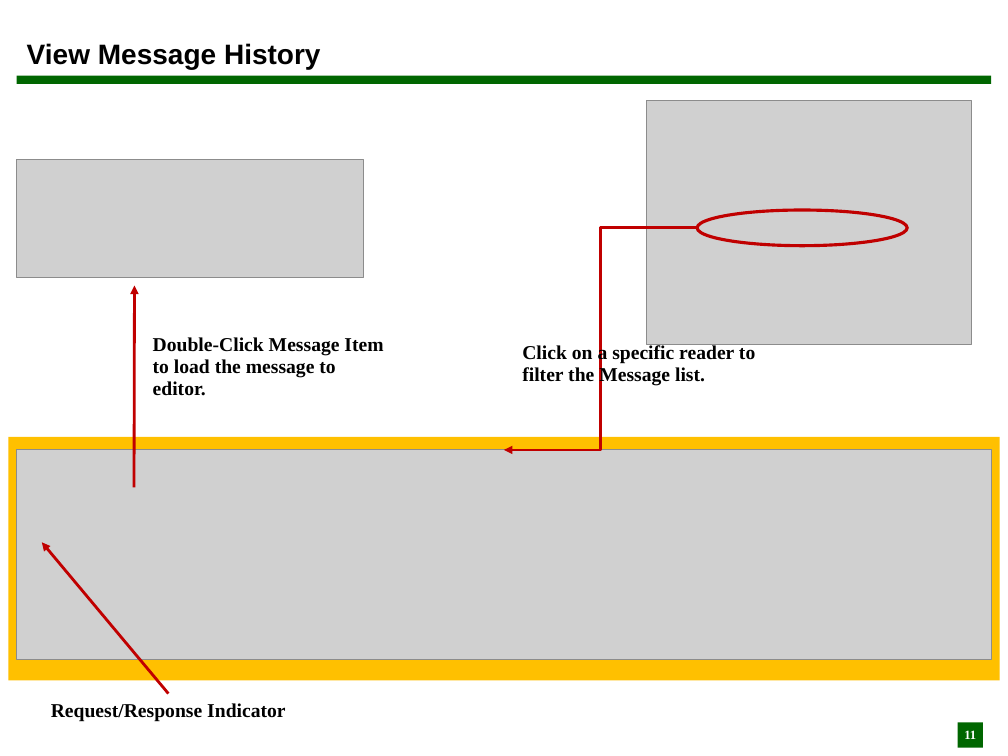
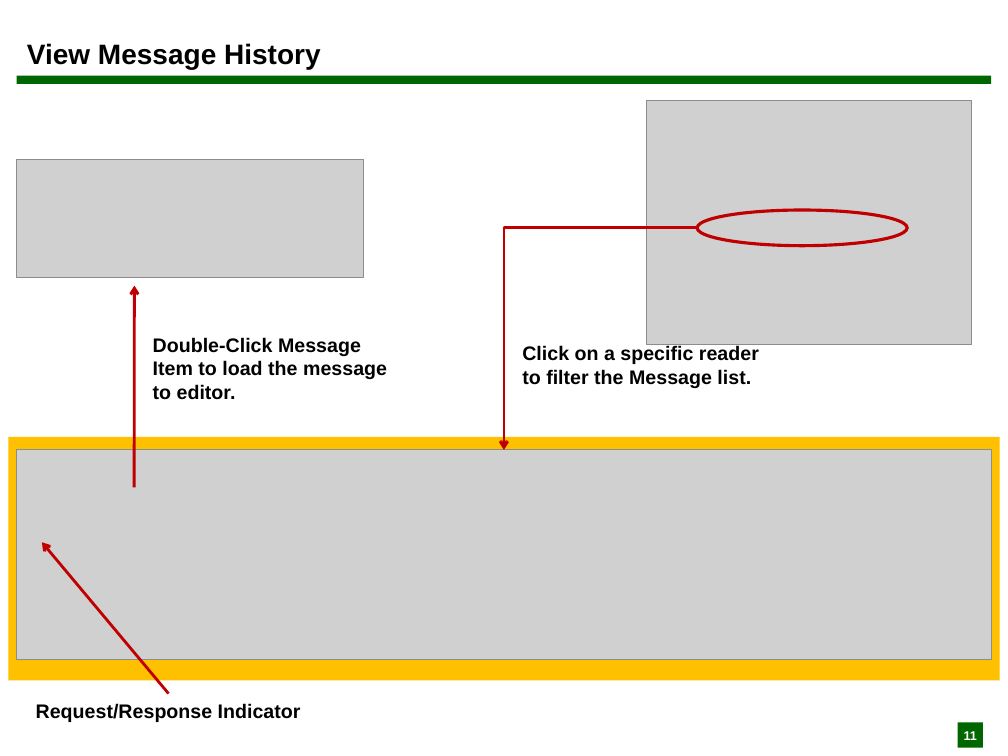
Before and after one commit to Fosstrak/fosstrak-llrp, a slide deck: slide 11 of src/site/resources/pdf/llrp_commander_UserGuide.ppt. Drawn at 1008x756 pixels with LibreOffice and Linux fonts; fonts in the diff are those of the drawing; grey boxes stand for pictures. Boxes give left, top, right and bottom in pixels: in the first picture for what was removed or moved away, otherwise in the second. Text is boxed around its words. In the diff, an @@ line names an element or a change of style, - is before the commit and + after.

```diff
--- a/src/site/resources/pdf/llrp_commander_UserGuide.ppt
+++ b/src/site/resources/pdf/llrp_commander_UserGuide.ppt
@@ elbow arrow (698, 228) - (504, 450): arrowheads changed; route changed @@
@@ font Times New Roman to Arial; line spacing 0.93 to 1 in 4 elements at <box>958,723,983,748</box>, <box>522,345,759,388</box>, <box>153,337,387,400</box>, <box>36,703,301,722</box> @@
@@ text "Request/Response Indicator": place and size @@
-text "Request/Response Indicator" at <box>51,703,285,722</box>
+text "Request/Response Indicator" at <box>36,703,301,722</box>
```
Also in this commit, not shown: 15 other slides changed, 1 other file.
